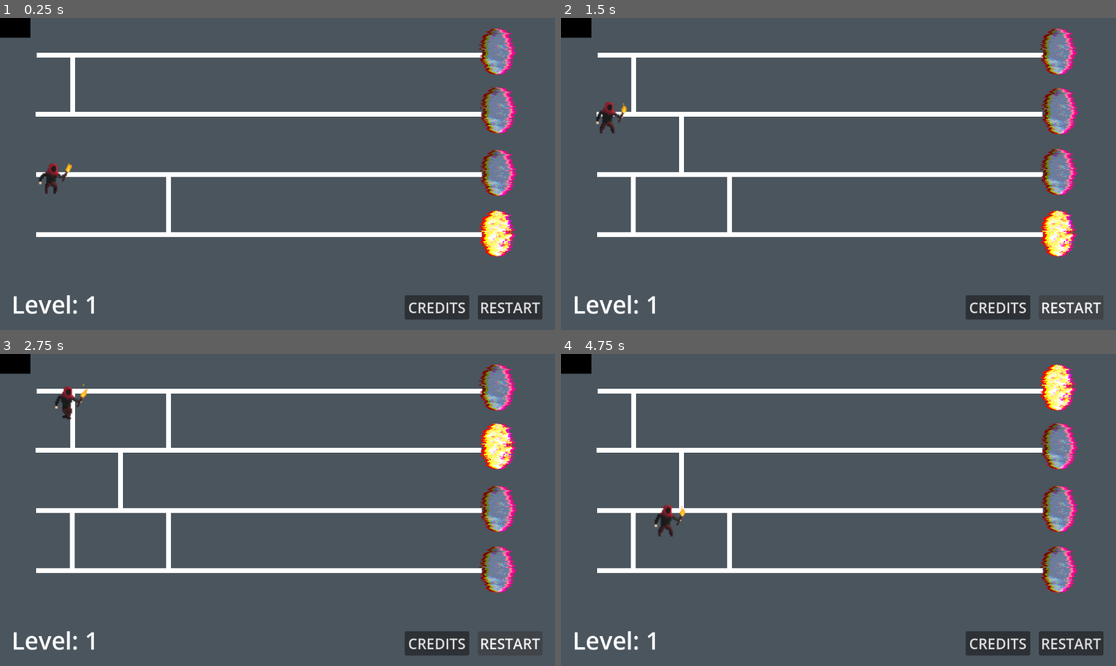
Above: before the commit, frames 1-4 (two rows, left to right).
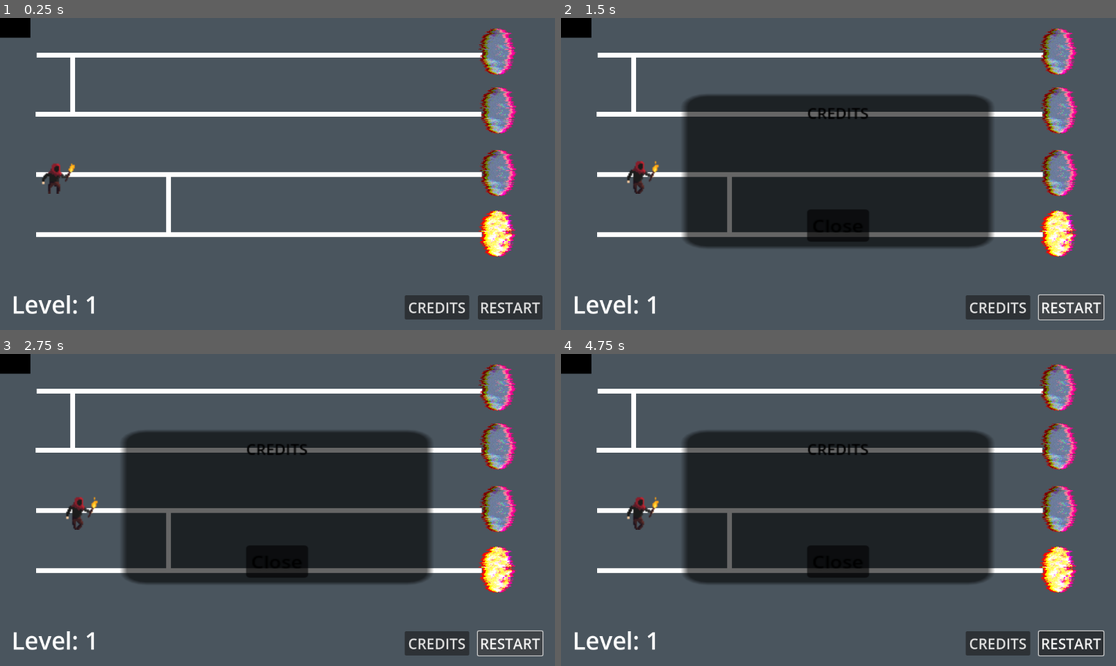
Above: after the commit, the same moments.

Repository: vescito/gae_void
Game: Godot game, scene res://main_scene.tscn
Two runs of this game, one before a commit and one after it. Both use one fixed random seed, a clock stepped at 60 frames per second and the inputs below. The engine's default icon, where the game draws it, is replaced by a stand-in: a white triangle on a blue panel in a dark square. Video files are missing from this copy of the repository; at most half a second of black plays in their place.
Inputs (mouse positions are in pixels of both pictures, inside the frame that each line leads up to):
- Up to frame 1 (0.25 s): no input
- Up to frame 2 (1.5 s): click "CREDITS" at 0.5 s; click (1071, 308) at 1.25 s, where only the run before the commit has a clickable "RESTART"
- Up to frame 3 (2.75 s): click (510, 644) at 2 s, where only the run before the commit has a clickable "RESTART"
- Up to frame 4 (4.75 s): click (1071, 644) at 2.75 s, where only the run before the commit has a clickable "RESTART"; move the mouse to (821, 391) at 3.52 s; click (821, 391) at 3.67 s; move the mouse to (821, 450) at 4.27 s; click (821, 450) at 4.42 s

The runs differ from the first frame. In frame 1, 0.3% of the frame differs, in the area x 7-14%, y 46-57%; in frame 2, 29%; in frame 3, 30%, in the area x 9-98%, y 9-97%; in frame 4, 30%.

Commit message:
improvements

Diff:
--- a/Scripts/LineMovement.gd
+++ b/Scripts/LineMovement.gd
@@ -3,7 +3,7 @@
 @onready var animated_player = $PlayerAnim
 
 
-var speed = 125
+var speed = 150
 var current_line
 var current_target_index = 1
 var on_line = true
@@ -97,7 +97,7 @@
 		print("GAME OVER")
 	else:
 		print("ROUND FINISHED")
-		if speed < 200:
+		if speed < 225:
 			speed += 15
 		$"../Mechanics".nextLevel()
 		var line = current_line
--- a/Scripts/Mechanics.gd
+++ b/Scripts/Mechanics.gd
@@ -30,3 +30,14 @@
 
 func nextLevel():
 	level+=1
+
+func _on_credits_button_pressed():
+	$"../UI/CreditPanel".visible = true
+	get_tree().paused = true
+	pass # Replace with function body.
+
+
+func _on_button_pressed():
+	$"../UI/CreditPanel".visible = false
+	get_tree().paused = false
+	pass # Replace with function body.
--- a/main_scene.tscn
+++ b/main_scene.tscn
@@ -399,4 +399,6 @@
 [connection signal="takeTurn" from="Connectors/Area3/Line2D6/CROSS_3_4_N1" to="CharacterBody2D" method="_on_crossing_take_turn"]
 [connection signal="body_entered" from="Connectors/Area3/Line2D6/CROSS_3_4_N1/Crossing7" to="Connectors/Area3/Line2D6/CROSS_3_4_N1/Crossing7" method="_on_crossing_body_entered"]
 [connection signal="takeTurn" from="Connectors/Area3/Line2D6/CROSS_3_4_N1/Crossing7" to="CharacterBody2D" method="_on_crossing_take_turn"]
+[connection signal="pressed" from="UI/CreditsButton" to="Mechanics" method="_on_credits_button_pressed"]
 [connection signal="pressed" from="UI/RestartButton" to="Mechanics" method="_on_restart_button_pressed"]
+[connection signal="pressed" from="UI/CreditPanel/Button" to="Mechanics" method="_on_button_pressed"]
